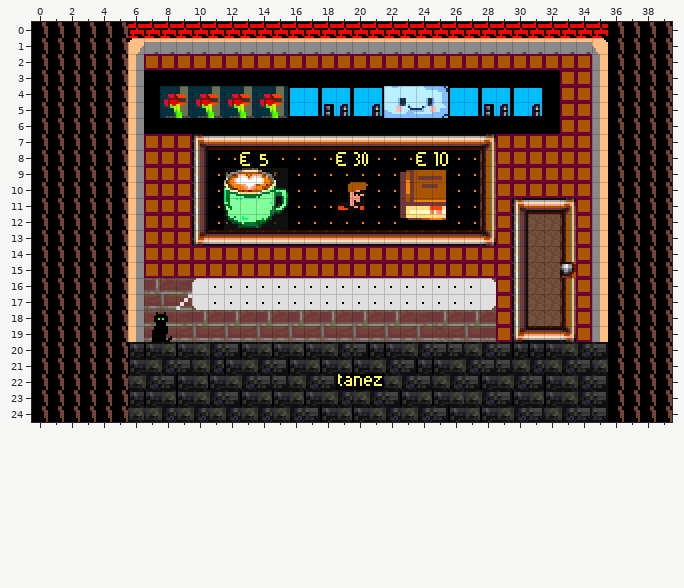
An edit to a level. Tiled map, static/bg2_shop.tmx. The picture above is the old version.
Cells are 8x8 px. Shown: x 0..39, y 0..24.
New version:
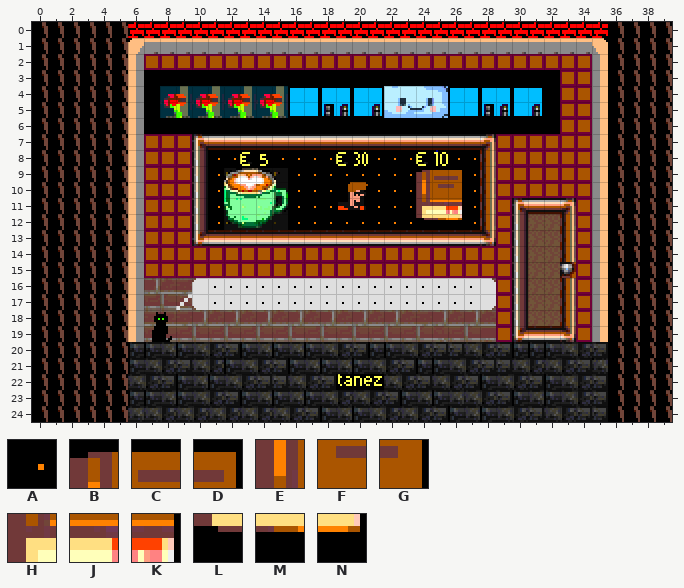
Key: from "tiles": A 174, B 757, C 758, D 759, E 789, F 790, G 791, H 821, J 822, K 823, L 853, M 854, N 855.
_ is an empty cell.
Tiles replaced or removed in this view: A, B, C, D, E, F, G, H, J, K, L, M, N.
The edit:
Changed rows in their new state; . is an unchanged cell.
Layer "Tile Layer 1":
first column x 23:
 9 ABCD
10 AEFG
11 AHJK
12 ALMN
